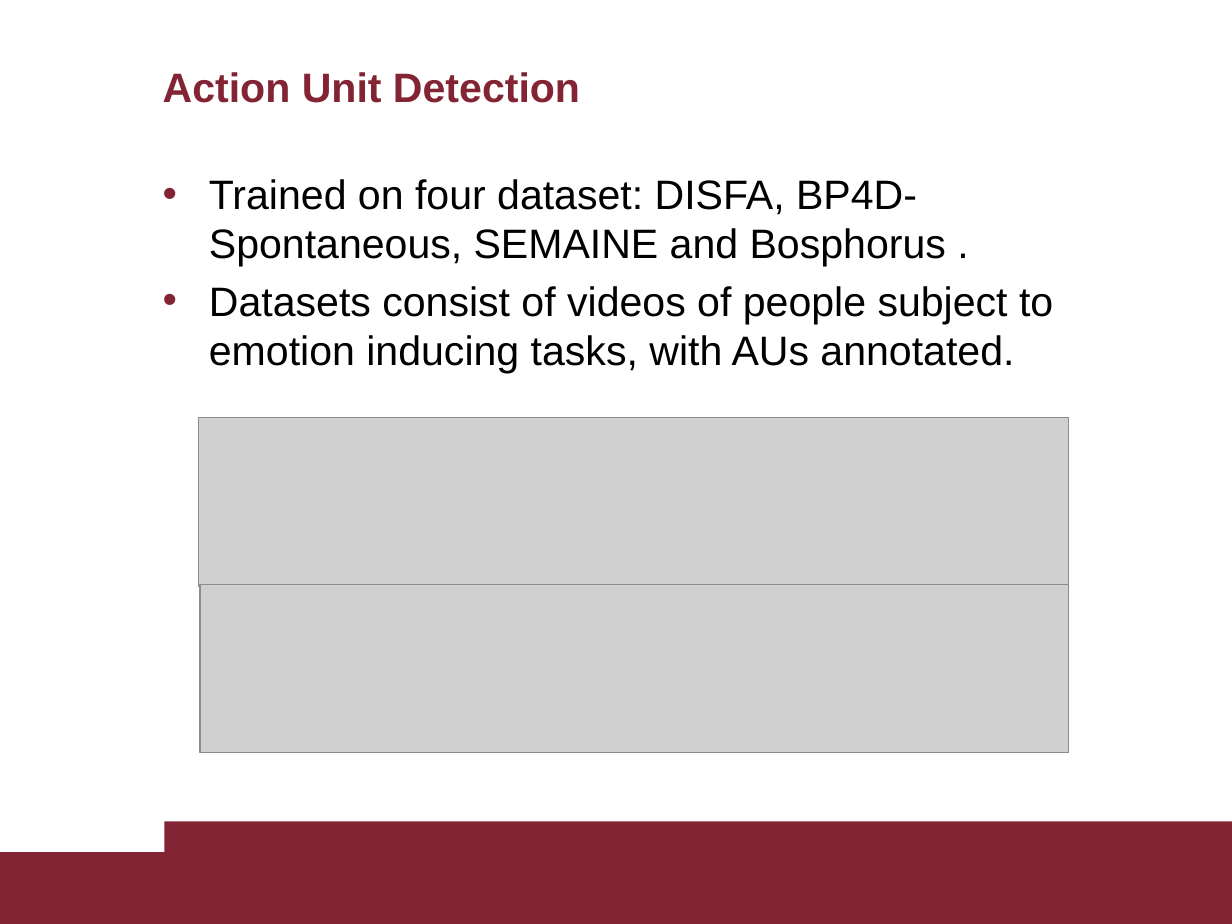
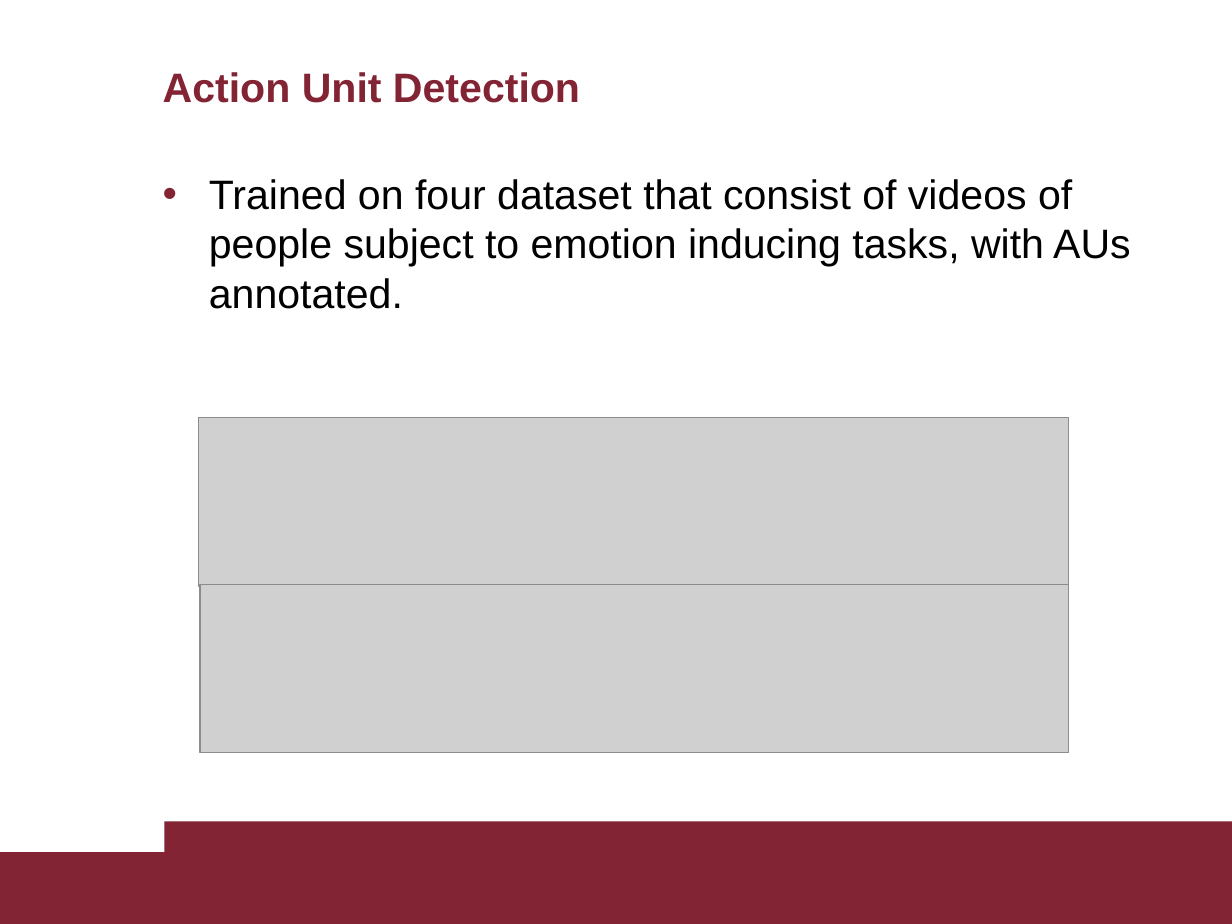
Before and after one commit to AscaL/thesis, a slide deck: slide 14 of Tesi Emanuele Orfanelli 1383726.pptx (slide 15 before the commit). Drawn at 1232x924 pixels with LibreOffice and Linux fonts; fonts in the diff are those of the drawing; grey boxes stand for pictures. Boxes give left, top, right and bottom in pixels: in the first picture for what was removed or moved away, otherwise in the second. Text is boxed around its words. In the diff, an @@ line names an element or a change of style, - is before the commit and + after.

```diff
--- a/Tesi Emanuele Orfanelli 1383726.pptx
+++ b/Tesi Emanuele Orfanelli 1383726.pptx
@@ text at <box>209,179,1131,309</box>: text changed @@
-• Trained on four dataset: DISFA, BP4D-Spontaneous, SEMAINE and Bosphorus .
-• Datasets consist of videos of people subject to emotion inducing tasks, with AUs annotated.
+• Trained on four dataset that consist of videos of people subject to emotion inducing tasks, with AUs annotated.
```
Also in this commit, not shown: 23 other slides changed, 2 slides removed.
